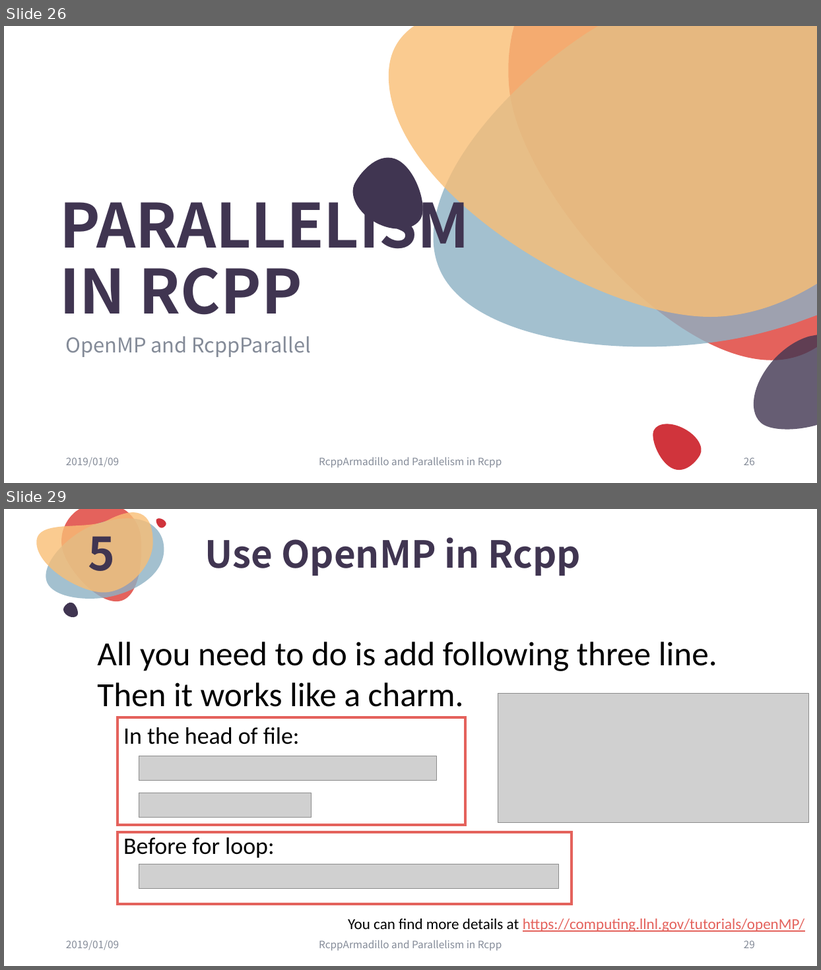
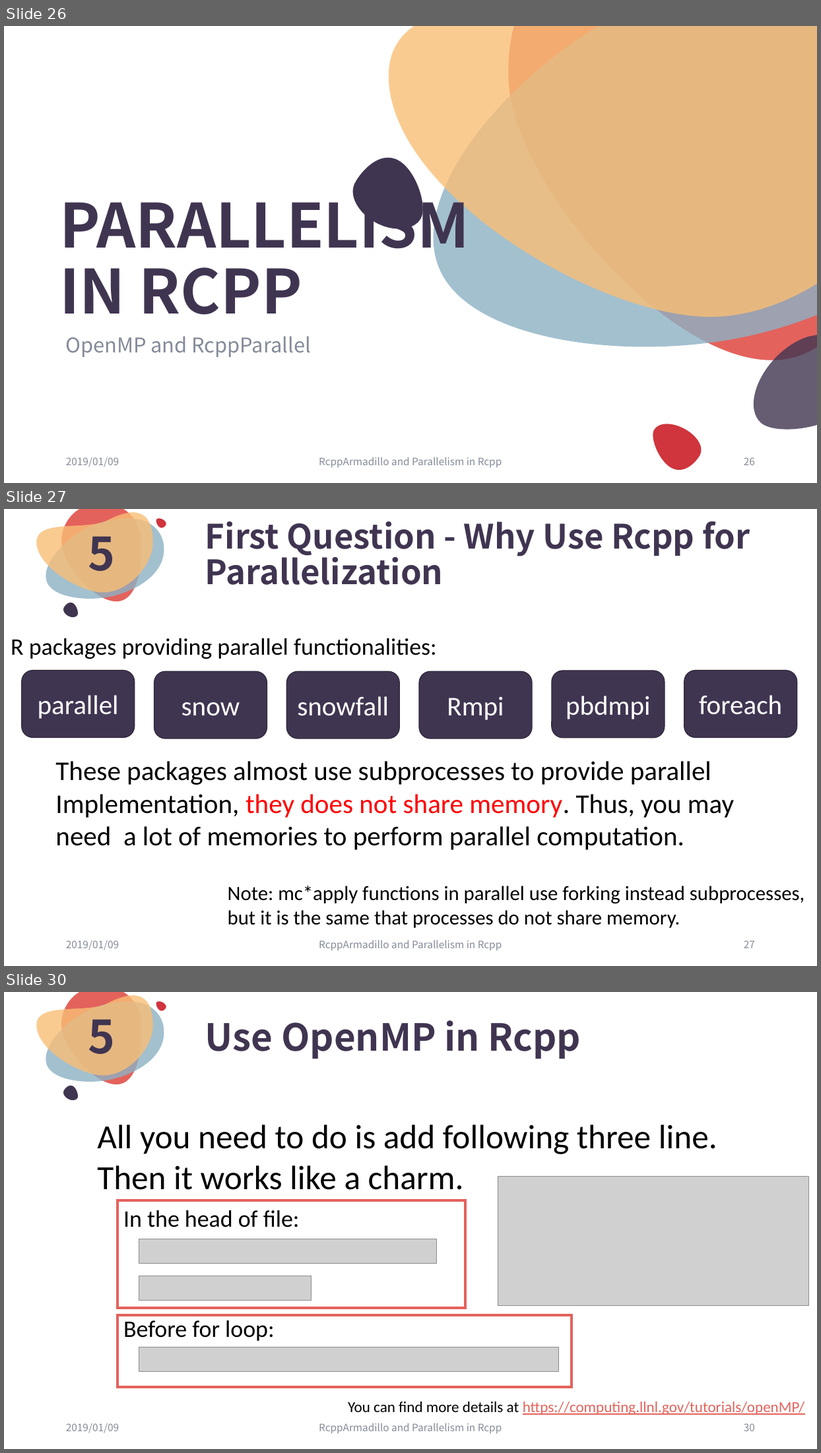
Before and after one commit to ChingChuan-Chen/Rcpp_RcppArmadillo_tutorial, a slide deck: leture_powerpoint_0109.pptx. Shown one above the other, each under a label of ours: slides 26 and 29 before the commit, slides 26, 27 and 30 after it; the slides between them are not shown. The pictures are 821x970 and 821x1453 pixels, drawn with LibreOffice and Linux fonts; fonts in the diff are those of the drawing; grey boxes stand for pictures. Boxes give left, top, right and bottom in pixels: in the first picture for what was removed or moved away, otherwise in the second. Text is boxed around its words. In the diff, an @@ line names an element or a change of style, - is before the commit and + after.

Commit message:
complete RcppParallel two examples

```diff
--- a/leture_powerpoint_0109.pptx
+++ b/leture_powerpoint_0109.pptx
@@ slide 27 added at [4, 509, 817, 966], background #FFFFFF; not listed: 5 template elements that a slide beside it also shows @@
@@ text added at [88, 524, 115, 571], 54 pt, text #403551, bold @@
+5
@@ title added at [205, 521, 750, 585], 39.6 pt, text #403551, bold @@
+First Question - Why Use Rcpp for Parallelization
@@ text added at [11, 638, 437, 659], 28 pt, text #000000 @@
+R packages providing parallel functionalities:
@@ rounded rectangle added at [22, 671, 135, 738], fill #403551, outline #2F273C 1 pt, 32 pt, text #FFFFFF @@
+parallel
@@ rounded rectangle added at [154, 672, 267, 739], fill #403551, outline #2F273C 1 pt, 32 pt, text #FFFFFF @@
+snow
@@ rounded rectangle added at [287, 672, 400, 739], fill #403551, outline #2F273C 1 pt, 32 pt, text #FFFFFF @@
+snowfall
@@ rounded rectangle added at [419, 672, 532, 739], fill #403551, outline #2F273C 1 pt, 32 pt, text #FFFFFF @@
+Rmpi
@@ rounded rectangle added at [552, 671, 665, 738], fill #403551, outline #2F273C 1 pt, 32 pt, text #FFFFFF @@
+pbdmpi
@@ rounded rectangle added at [684, 671, 797, 738], fill #403551, outline #2F273C 1 pt, 32 pt, text #FFFFFF @@
+foreach
@@ text added at [55, 761, 734, 850], 32 pt, text #000000 @@
+These packages almost use subprocesses to provide parallel
+Implementation, they does not share memory. Thus, you may
+need a lot of memories to perform parallel computation.
@@ text added at [228, 886, 805, 928], 24 pt, text #000000 @@
+Note: mc*apply functions in parallel use forking instead subprocesses,
+but it is the same that processes do not share memory.
@@ text added at [66, 941, 119, 951], 12 pt, text #848B98 @@
+2019/01/09
@@ text added at [319, 941, 502, 951], 12 pt, text #848B98 @@
+RcppArmadillo and Parallelism in Rcpp
@@ page number added at [744, 941, 755, 949], 12 pt, text #848B98 @@
+27
@@ what was slide 29 is now slide 30 @@
@@ page number at [744, 1424, 755, 1432]: text changed @@
-29
+30
```
Also in this commit, not shown: 3 slides changed, 10 other slides added, 6 other files.
